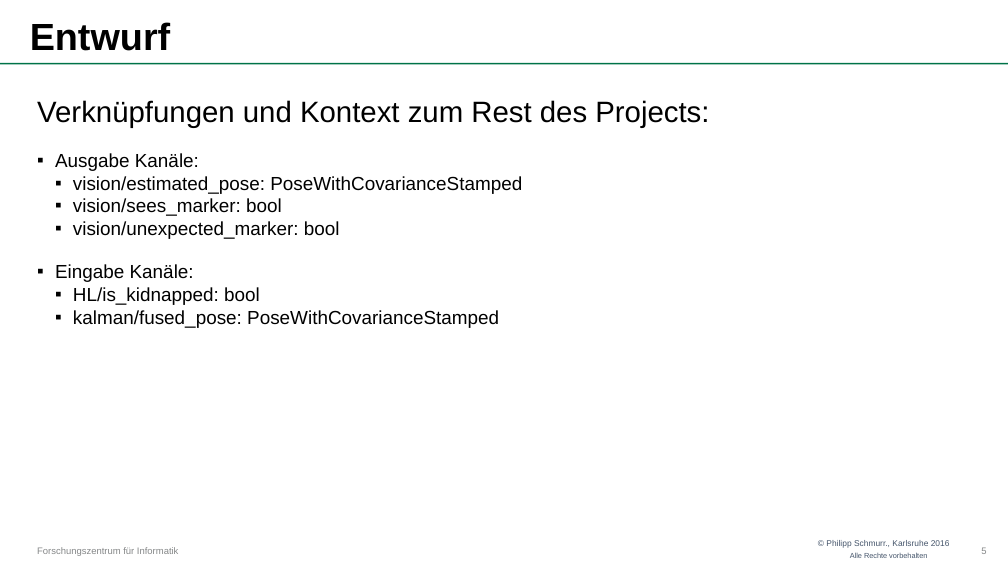
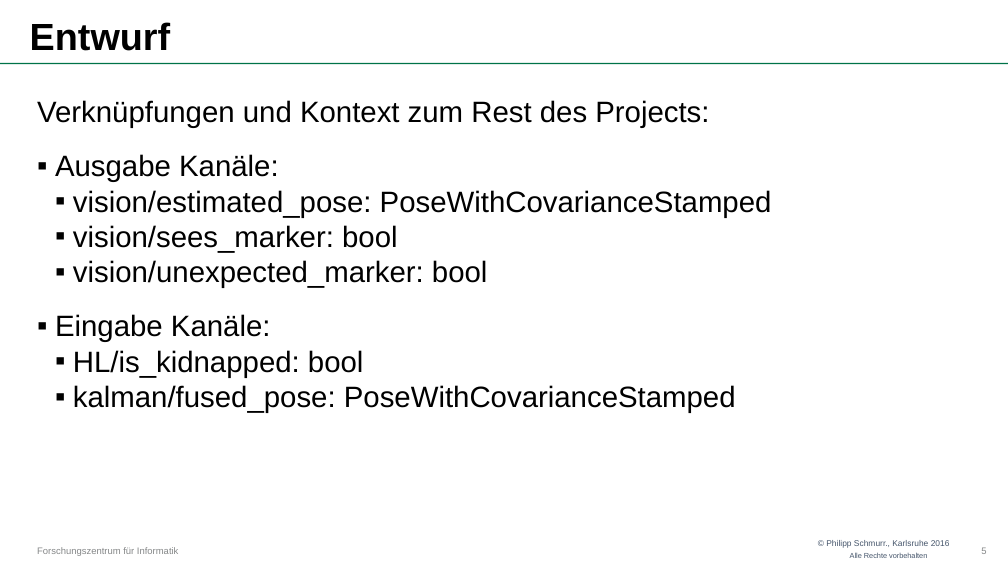
Before and after one commit to OtonoKakuei/robprak1516-documentation, a slide deck: slide 5 of robprak1516-presentation-vision.pptx. Drawn at 1008x567 pixels with LibreOffice and Linux fonts; fonts in the diff are those of the drawing; background and template pictures are left out. Boxes give left, top, right and bottom in pixels: in the first picture for what was removed or moved away, otherwise in the second. Text is boxed around its words. In the diff, an @@ line names an element or a change of style, - is before the commit and + after.

```diff
--- a/robprak1516-presentation-vision.pptx
+++ b/robprak1516-presentation-vision.pptx
@@ text at [55, 154, 772, 413]: size 18 to 28 pt in "Ausgabe Kanäle:", "vision/estimated_pose: PoseWithCovarianceStamped", "vision/sees_marker: bool", "vision/unexpected_marker: bool" and 3 more places @@
```
Also in this commit, not shown: 5 other slides changed.
